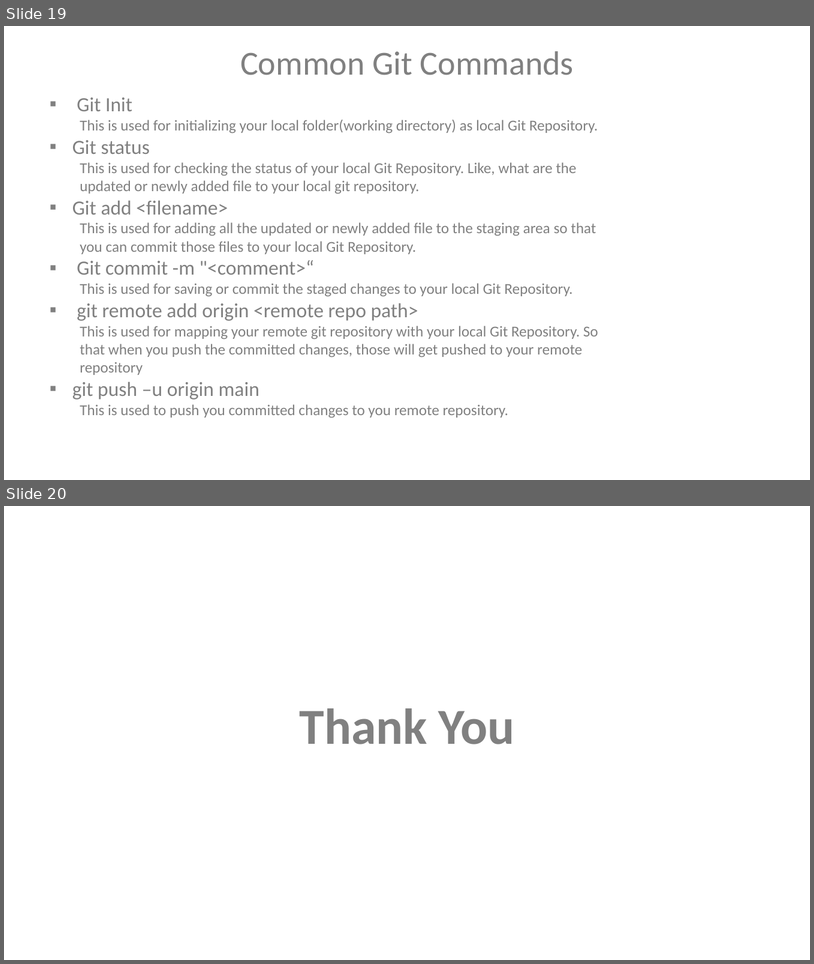
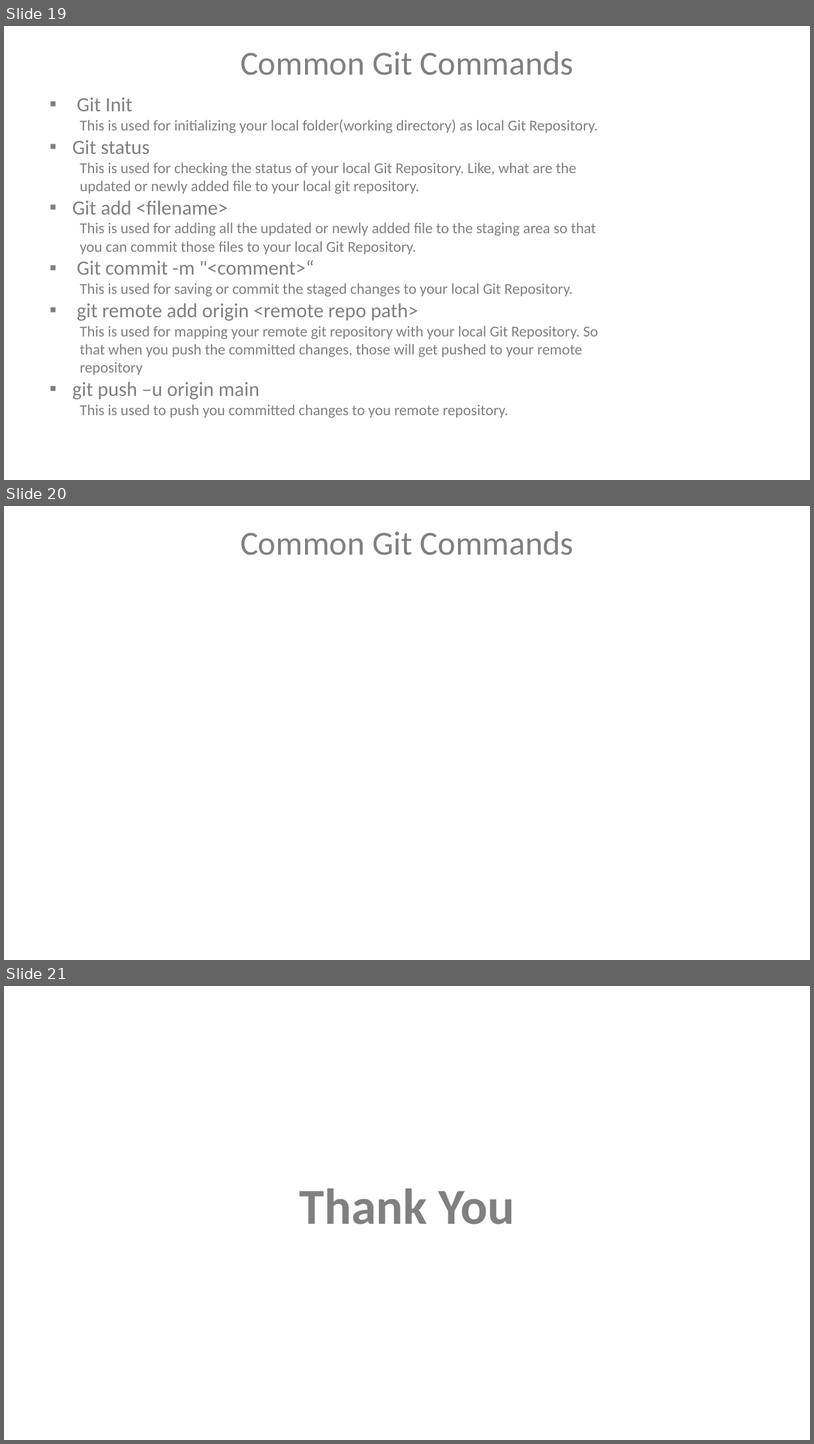
Before and after one commit to VaijinathHarbak/DevOpsDemo, a slide deck: DevOps.pptx. Shown one above the other, each under a label of ours: slides 19 and 20 before the commit, slides 19, 20 and 21 after it. The pictures are 814x964 and 814x1444 pixels, drawn with LibreOffice and Linux fonts; fonts in the diff are those of the drawing. Boxes give left, top, right and bottom in pixels: in the first picture for what was removed or moved away, otherwise in the second. Text is boxed around its words. In the diff, an @@ line names an element or a change of style, - is before the commit and + after.

Commit message:
updated PPT

```diff
--- a/DevOps.pptx
+++ b/DevOps.pptx
@@ slide 20 added at bbox=[4, 506, 810, 960], background #FFFFFF @@
@@ text added at bbox=[240, 531, 574, 555], 40 pt, text #808080 @@
+Common Git Commands
@@ what was slide 20 is now slide 21 @@
```
